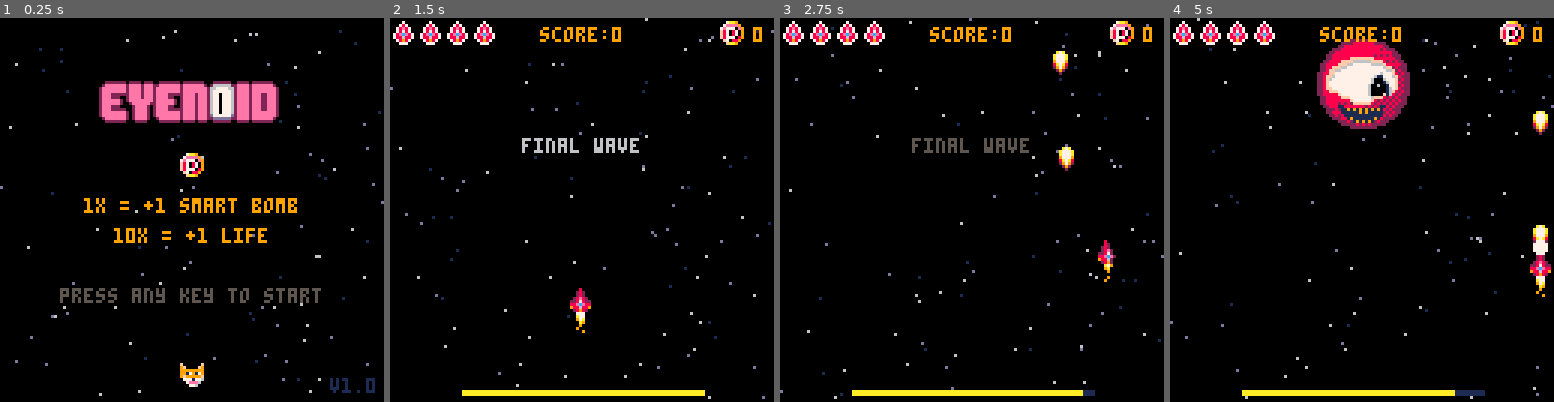
Above: before the commit, frames 1-4 (left to right).
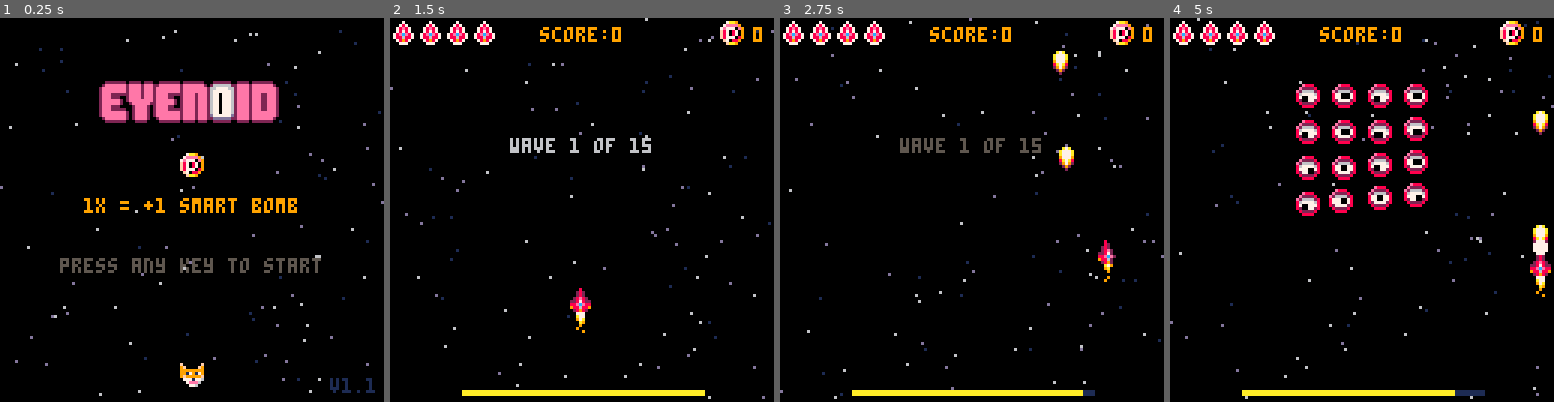
Above: after the commit, the same moments.

Repository: theRenard/shmup
Game: PICO-8 cartridge eyenoid.p8
The game is run twice, just before and just after one commit, with the same random seed, the same clock (stepped at 60 frames per second) and the same inputs.
Inputs:
- Up to frame 1 (0.25 s): no input
- Up to frame 2 (1.5 s): tap X (X key) at 0.33, 1.07 s; tap O (Z key) at 0.7 s
- Up to frame 3 (2.75 s): hold Right 1.6-2.1 s; tap O (Z key) at 1.7, 2.1, 2.5 s; tap X (X key) at 1.85 s; hold Up 2.15-2.42 s; hold Right from 2.47 s (still down)
- Up to frame 4 (5 s): tap O (Z key) every 0.4 s from 2.9 to 4.9 s; tap X (X key) at 2.97, 4.08 s; release Right at 3.03 s; hold Left 3.08-3.58 s; hold Down 3.63-3.97 s; hold Right 4.02-4.68 s; hold Up from 4.73 s (still down)

The runs differ from the first frame. In frame 1, 2.7% of the frame differs, in the area x 15-98%, y 54-97%; in frame 2, 0.5%; in frame 3, 0.5%; in frame 4, 8.2%, in the area x 32-68%, y 5-52%.

Commit message:
Refactor ship movement controls, adjust enemy attack frequency, and update enemy sprites

Diff:
--- a/behavior.lua
+++ b/behavior.lua
@@ -103,16 +103,10 @@
   powerups += 1
   smol_shwave(mypick.x, mypick.y)
   fill_energy_bar()
-  if powerups >= 10 then
-    if lives < 4 then
-      sfx(20)
-      lives += 1
-      popfloat("1up", mypick.x, mypick.y)
-    else
-      score += 50
-      popfloat(makescore(100), mypick.x, mypick.y)
-      sfx(21)
-    end
+  if powerups >= 15 then
+    score += 200
+    popfloat(makescore(200), mypick.x, mypick.y)
+    sfx(21)
     powerups = 0
   else
     sfx(21)
--- a/enemies/enemies.lua
+++ b/enemies/enemies.lua
@@ -22,9 +22,9 @@
 function draw_enemies()
   --drawing enemies
   for myen in all(enemies) do
-    if myen.flash > 0 and not myen.boss then
+    if myen.flash > 0 then
       myen.flash -= 1
-      if t % 4 < 2 then
+      if t % 4 < 2 and not myen.boss then
         pal(3, 8)
         pal(2, 8)
       end
@@ -46,8 +46,18 @@
 end
 
 function draw_boss(myen)
-  // add cercle beneath the boss
-  circfill(myen.x + 16, myen.y + 16, 14, 7)
+  -- add cercle beneath the boss
+  local circle_col = 7
+  if myen.hp < 66 then
+    circle_col = 9
+  end
+  if myen.hp < 33 then
+    circle_col = 2
+  end
+  if myen.flash > 0 then
+    circle_col = 8
+  end
+  circfill(myen.x + 16, myen.y + 16, 14, circle_col)
   draw_eye(myen)
   drwmyspr(myen)
 end
--- a/enemies/spawn.lua
+++ b/enemies/spawn.lua
@@ -86,7 +86,7 @@
   -- boss
   elseif type == 8 then
     myen.spr = 68
-    myen.hp = 150
+    myen.hp = 100
     myen.ani = { 68, 68, 72 }
     myen.anispd = 0.1
     myen.sprw = 4
--- a/enemies/waves.lua
+++ b/enemies/waves.lua
@@ -101,8 +101,8 @@
     firefreq = 10
     pickupFreq = 0.2
     place_enemies({
-      { 0, 0, 0, 7, 7, 7, 7, 0, 0, 0 },
-      { 0, 0, 0, 7, 7, 7, 7, 0, 0, 0 },
+      { 1, 0, 2, 3, 3, 3, 3, 2, 0, 1 },
+      { 1, 0, 2, 3, 3, 3, 3, 2, 0, 1 },
       { 0, 0, 0, 7, 7, 7, 7, 0, 0, 0 },
       { 0, 0, 0, 7, 7, 7, 7, 0, 0, 0 }
     })
@@ -111,10 +111,10 @@
     firefreq = 60
     pickupFreq = 0.2
     place_enemies({
+      { 3, 1, 3, 6, 6, 6, 6, 3, 1, 3 },
+      { 3, 1, 3, 6, 6, 6, 6, 3, 1, 3 },
       { 0, 7, 0, 7, 7, 7, 7, 0, 7, 0 },
-      { 0, 7, 0, 7, 7, 7, 7, 0, 7, 0 },
-      { 0, 7, 0, 7, 7, 7, 7, 0, 7, 0 },
-      { 0, 7, 0, 7, 7, 7, 7, 0, 7, 0 }
+      { 0, 7, 0, 1, 1, 1, 1, 0, 7, 0 }
     })
   elseif wave == 12 then
     attackfreq = 240
--- a/game/start.lua
+++ b/game/start.lua
@@ -51,10 +51,9 @@
   spr(50,60,45)
   palt()
   cprint('1x = +1 smart bomb',64,60,9)
-  cprint('10x = +1 life',64,70,9)
   -- cprint('10x = +10.000 pts',64,80,9)
 
-  cprint("press any key to start",64,90 ,blink_color())
+  cprint("press any key to start",64,80 ,blink_color())
 
   if highscore>0 then
      cprint("highscore: "..makescore(highscore),64,100,9)
--- a/ship.lua
+++ b/ship.lua
@@ -120,8 +120,8 @@
   shake=16
   sfx(1)
   invul=60
-  -- ship.x=60
-  -- ship.y=100
+  ship.x=60
+  ship.y=100
   lives=lives-1
   fill_energy_bar()
 end
--- a/variables.lua
+++ b/variables.lua
@@ -27,7 +27,7 @@
   score=0
   highscore=0
   powerups=0
-  wave=14 -- 1-indexed
+  wave=0 -- 1-indexed
   lastwave=15
   lives=4
   attackfreq=60
@@ -35,5 +35,5 @@
 
   -- info
   log=""
-  version="v1.0"
+  version="v1.1"
 end
Not shown, changed: readme.md
Not shown, added: screen.png
